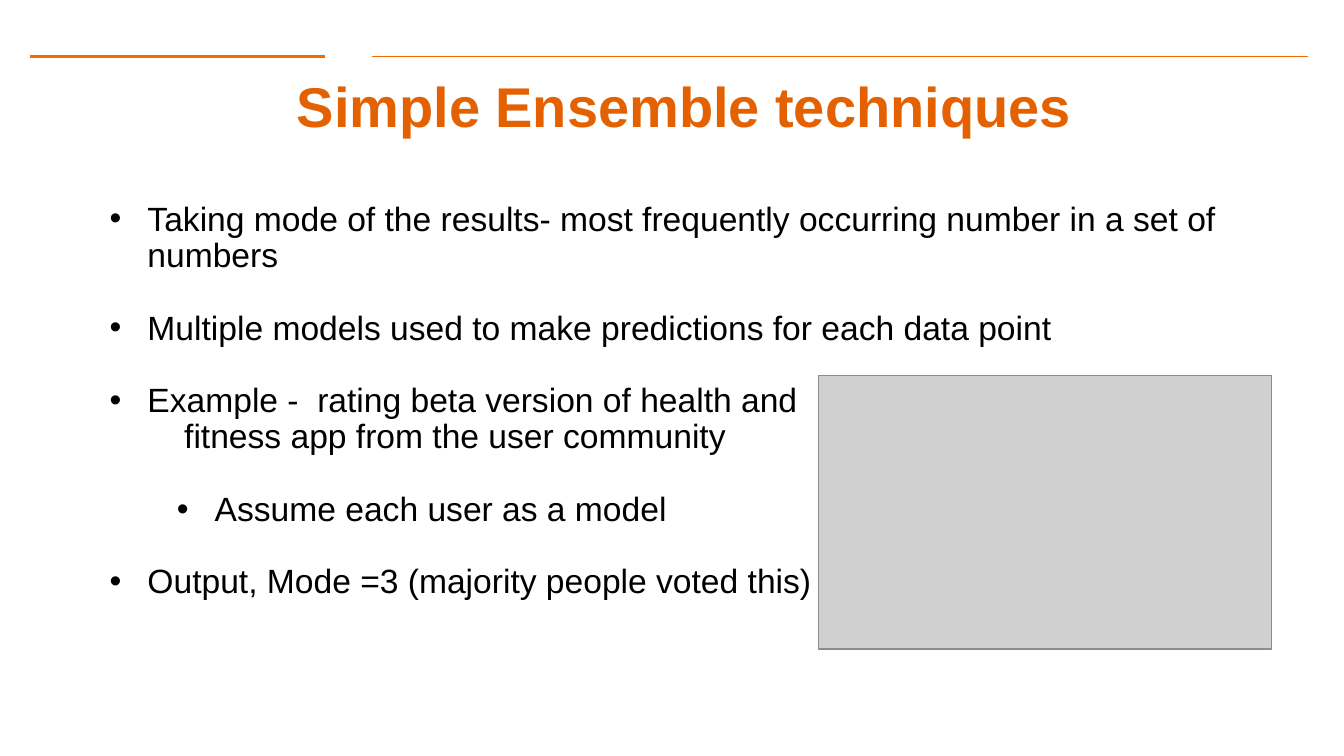
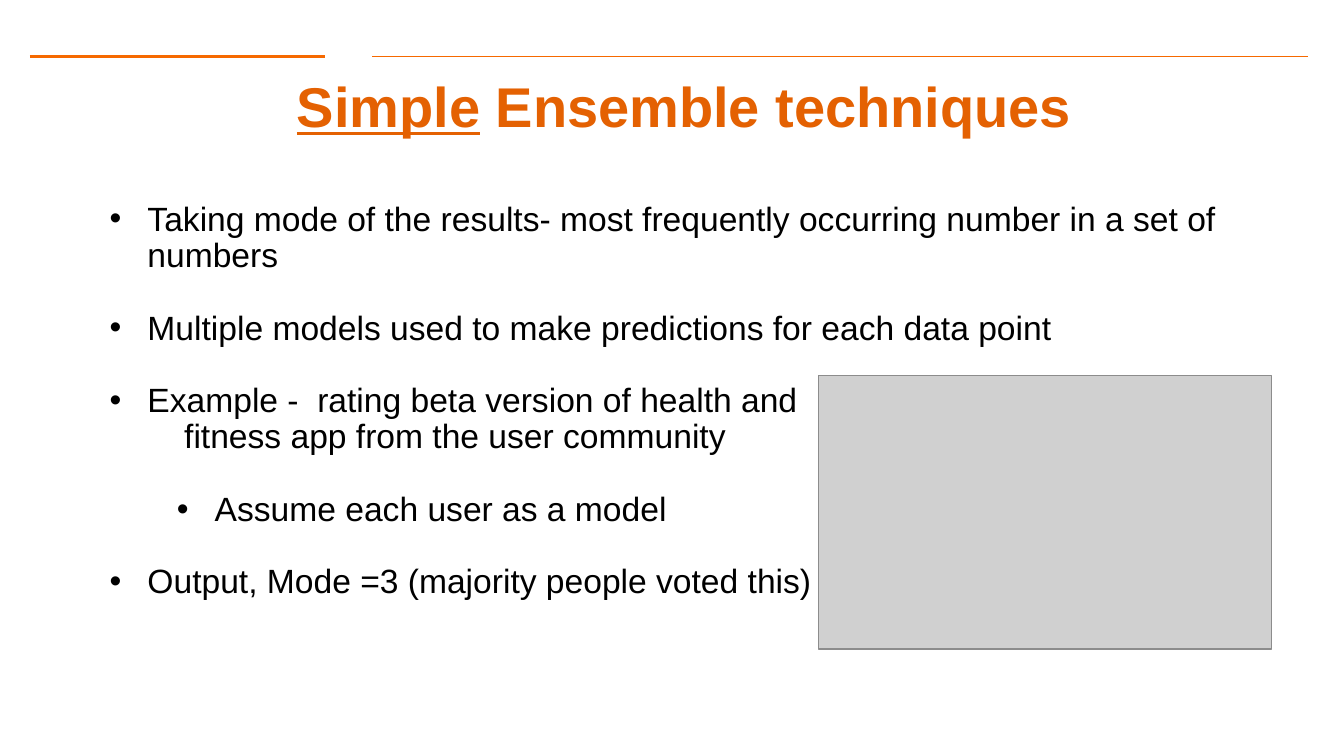
Before and after one commit to gk5951/RIT-DSCI-633-FDS, a slide deck: slide 19 of Syllabus/Lecture09/Lec09.pptx (slide 22 before the commit). Drawn at 1344x756 pixels with LibreOffice and Linux fonts; fonts in the diff are those of the drawing; grey boxes stand for pictures; background and template pictures are left out. Boxes give left, top, right and bottom in pixels: in the first picture for what was removed or moved away, otherwise in the second. Text is boxed around its words. In the diff, an @@ line names an element or a change of style, - is before the commit and + after.

```diff
--- a/Syllabus/Lecture09/Lec09.pptx
+++ b/Syllabus/Lecture09/Lec09.pptx
@@ title "Simple Ensemble techniques" at (x1=297, y1=86, x2=1070, y2=136): underline on in "Simple" @@
```
Also in this commit, not shown: 4 other slides changed, 5 slides removed, 3 other files.
